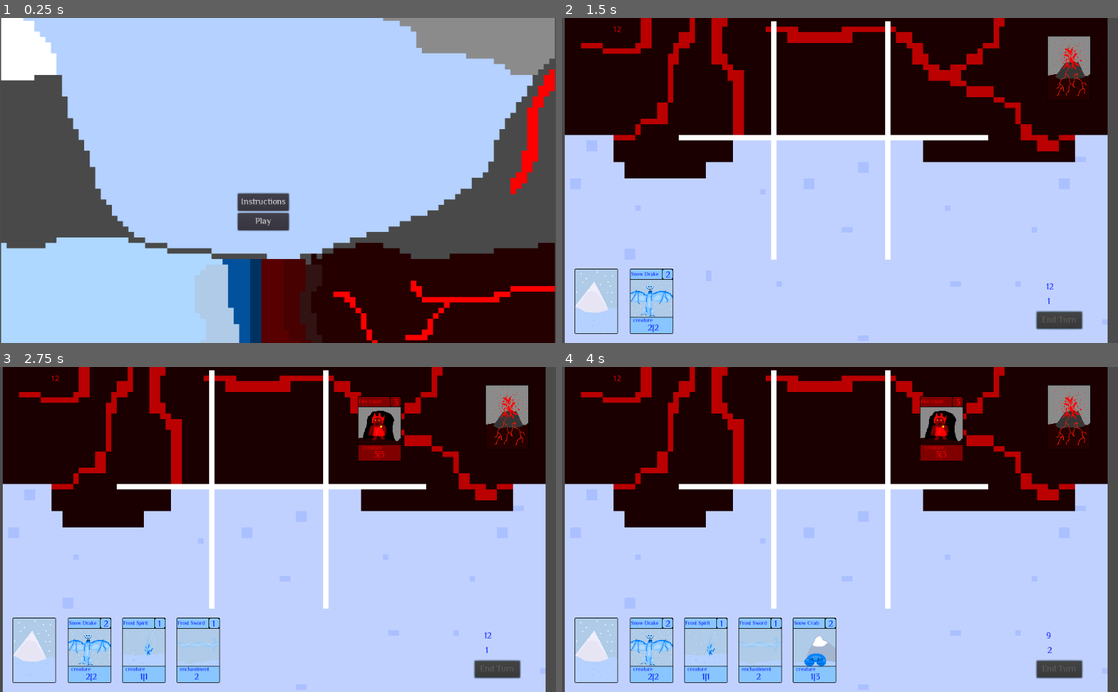
Above: before the commit, frames 1-4 (two rows, left to right).
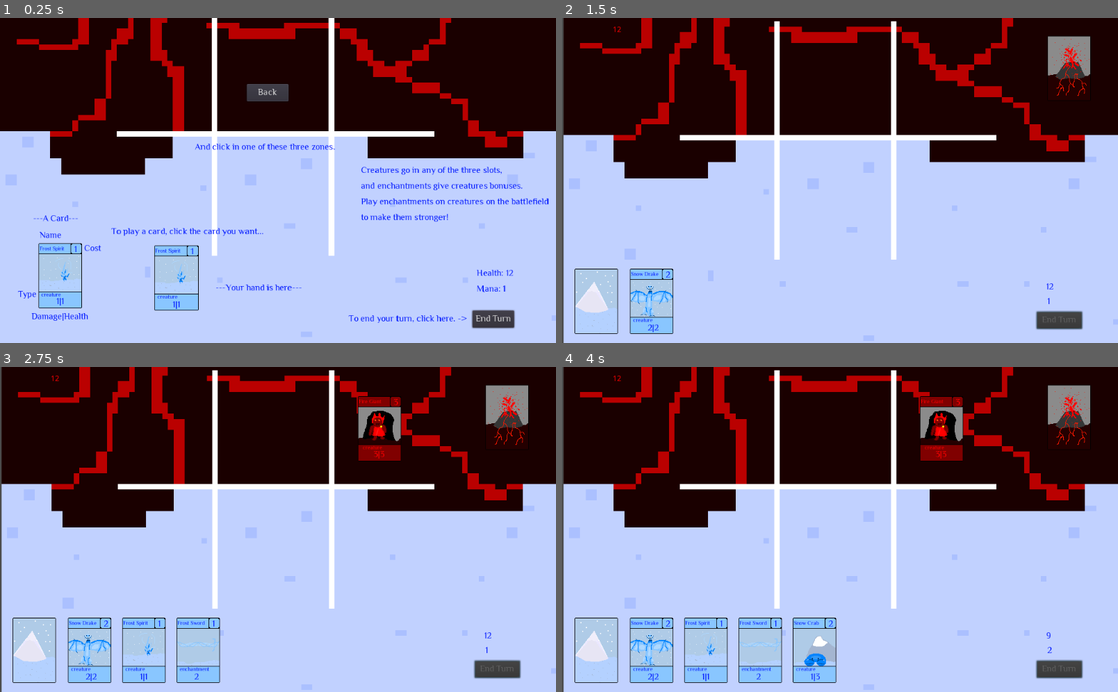
Above: after the commit, the same moments.

Repository: the-alex-g/Frost
Game: Godot game, scene res://Main_Menu.tscn
Same seed, same stepped clock (60 frames per second), same inputs: the game is played once before the commit and once after it.
Inputs (mouse positions are in pixels of both pictures, inside the frame that each line leads up to):
- Up to frame 1 (0.25 s): no input
- Up to frame 2 (1.5 s): click "Play" at 0.5 s; click "End Turn" at 1.25 s
- Up to frame 3 (2.75 s): move the mouse to (155, 542) at 2.02 s; click (155, 542) at 2.17 s
- Up to frame 4 (4 s): tap Enter at 2.75 s; move the mouse to (828, 542) at 2.77 s; click (828, 542) at 2.92 s; click "End Turn" at 3.5 s

The runs differ from the first frame. In frame 1, 74% of the frame differs, in the area x 0-100%, y 0-100%; in frame 2, 7.1%; in frame 3, 6.9%; in frame 4, 6.9%.

Commit message:
Enlarge background

Diff:
--- a/Project/Battlefield/Battlefield.tscn
+++ b/Project/Battlefield/Battlefield.tscn
@@ -11,7 +11,8 @@
 script = ExtResource( 1 )
 
 [node name="Background" type="Sprite" parent="."]
-position = Vector2( 38.8727, -110.583 )
+position = Vector2( 47.2731, -110.583 )
+scale = Vector2( 1.02197, 1 )
 texture = ExtResource( 3 )
 
 [node name="CardOnField" parent="." instance=ExtResource( 2 )]
--- a/Project/Main_Menu.tscn
+++ b/Project/Main_Menu.tscn
@@ -210,11 +210,10 @@
 }
 
 [node name="Instrux" type="Node2D" parent="."]
-visible = false
 
 [node name="Sprite" type="Sprite" parent="Instrux"]
-position = Vector2( 511.87, 249.028 )
-scale = Vector2( 1.01925, 1 )
+position = Vector2( 512.978, 249.028 )
+scale = Vector2( 1.0259, 1 )
 texture = ExtResource( 9 )
 
 [node name="DeckEdit" type="Node2D" parent="Instrux/Sprite"]
